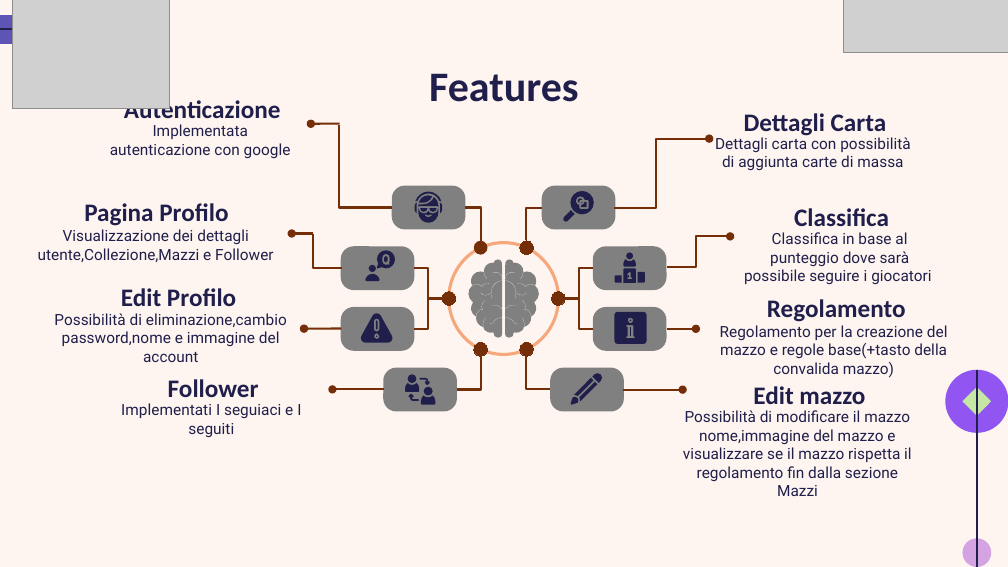
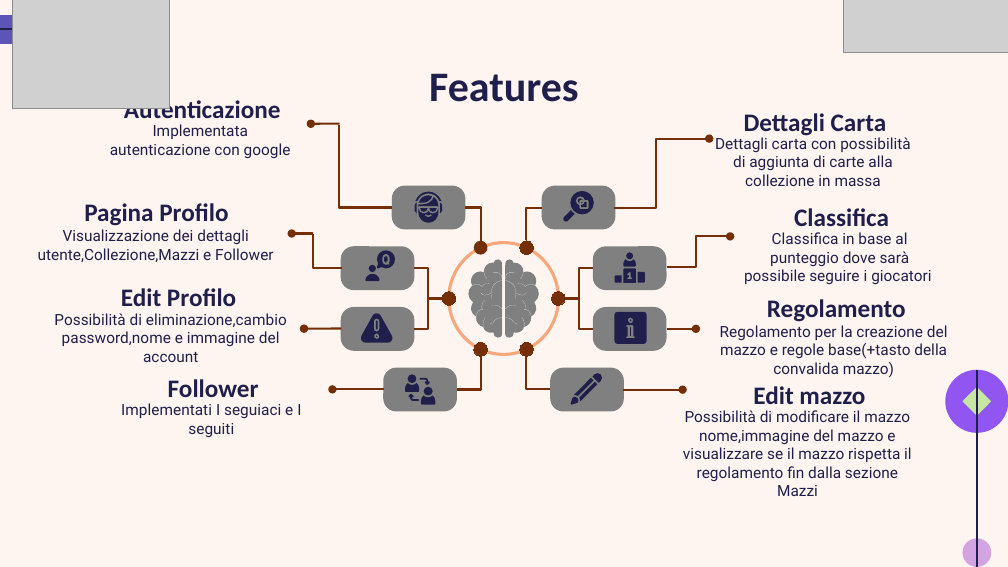
Before and after one commit to AlessandraPedrotto/Monkeys-n-Code, a slide deck: slide 4 of lbpMonkey.pptx. Drawn at 1008x567 pixels with LibreOffice and Linux fonts; fonts in the diff are those of the drawing; grey boxes stand for pictures. Boxes give left, top, right and bottom in pixels: in the first picture for what was removed or moved away, otherwise in the second. Text is boxed around its words. In the diff, an @@ line names an element or a change of style, - is before the commit and + after.

```diff
--- a/lbpMonkey.pptx
+++ b/lbpMonkey.pptx
@@ text at bbox=[715, 135, 910, 186]: text changed @@
-Dettagli carta con possibilità di aggiunta carte di massa
+Dettagli carta con possibilità di aggiunta di carte alla collezione in massa
```
Also in this commit, not shown: 1 other slide changed, 1 slide added, 13 other files.
